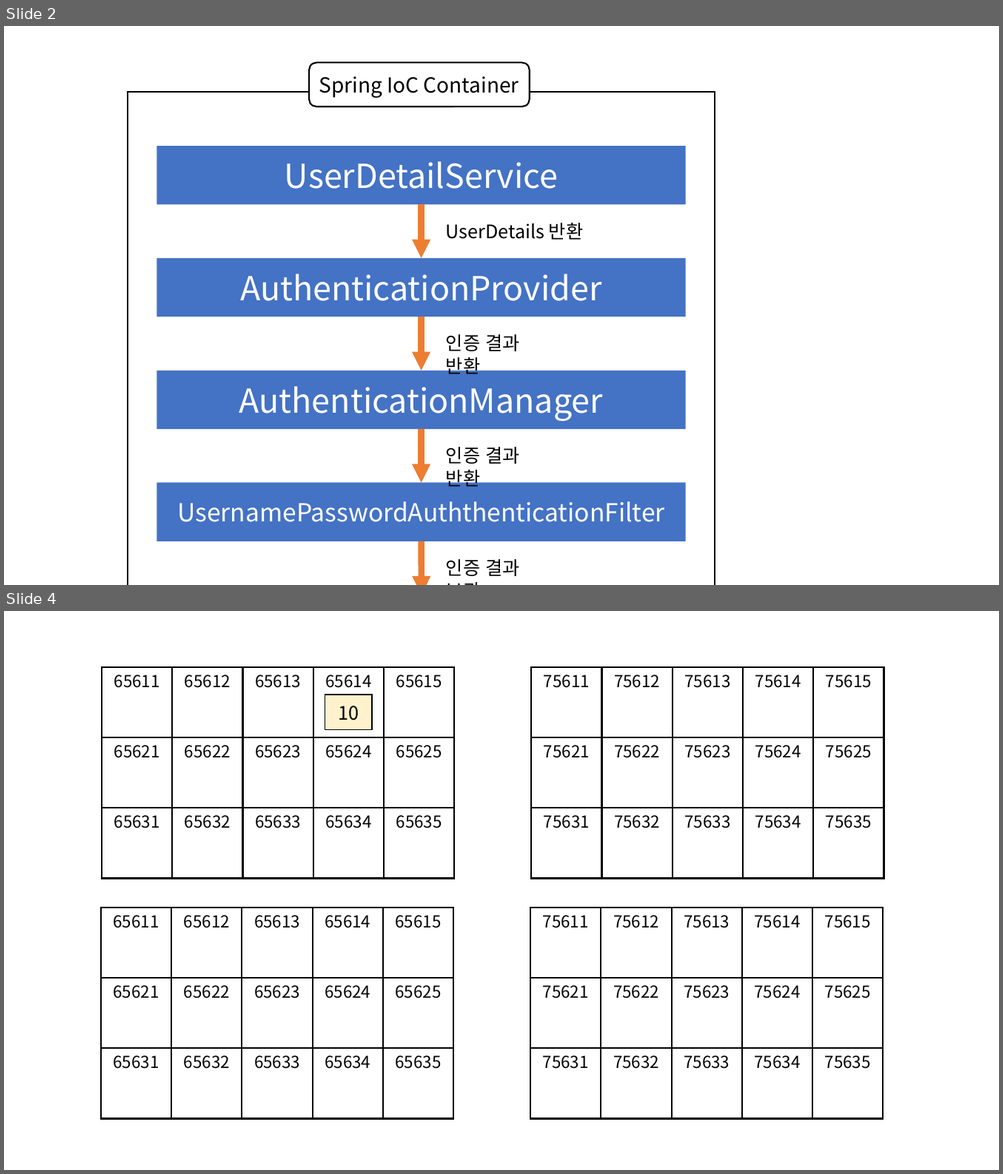
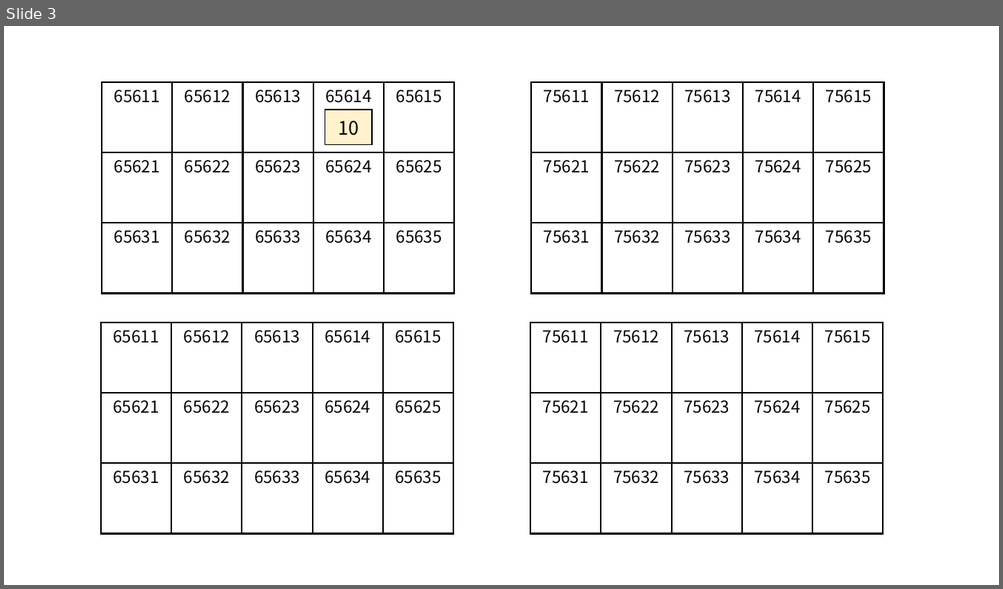
Before and after one commit to ho8566z/daily_log, a slide deck: notion/create_notion_img.pptx. Shown one above the other, each under a label of ours: slides 2 and 4 before the commit, slide 3 after it; the slides between them are not shown. The pictures are 1003x1174 and 1003x589 pixels, drawn with LibreOffice and Linux fonts; fonts in the diff are those of the drawing. Boxes give left, top, right and bottom in pixels: in the first picture for what was removed or moved away, otherwise in the second. Text is boxed around its words. In the diff, an @@ line names an element or a change of style, - is before the commit and + after.

```diff
--- a/notion/create_notion_img.pptx
+++ b/notion/create_notion_img.pptx
@@ slide 2 removed at (4, 26, 999, 585), background #FFFFFF @@
@@ rounded rectangle removed at (309, 62, 529, 107) @@
-Spring IoC Container
@@ rectangle removed at (127, 92, 714, 585) @@
@@ rectangle removed at (157, 146, 686, 205) @@
-UserDetailService
@@ arrow removed from (421, 205) to (421, 258) @@
@@ text removed at (446, 223, 583, 240) @@
-UserDetails 반환
@@ rectangle removed at (157, 258, 686, 317) @@
-AuthenticationProvider
@@ arrow removed from (421, 317) to (421, 371) @@
@@ text removed at (446, 335, 519, 378) @@
-인증 결과 반환
@@ rectangle removed at (157, 371, 686, 429) @@
-AuthenticationManager
@@ arrow removed from (421, 429) to (421, 483) @@
@@ text removed at (446, 447, 519, 490) @@
-인증 결과 반환
@@ rectangle removed at (157, 483, 686, 543) @@
-UsernamePasswordAuththenticationFilter
@@ arrow removed from (421, 542) to (421, 585) @@
@@ text removed at (446, 560, 519, 577) @@
-인증 결과 보관
@@ what was slide 4 is now slide 3 @@
```
Also in this commit, not shown: 1 slide changed, 1 slide added, 1 other slide removed, 2 other files.
